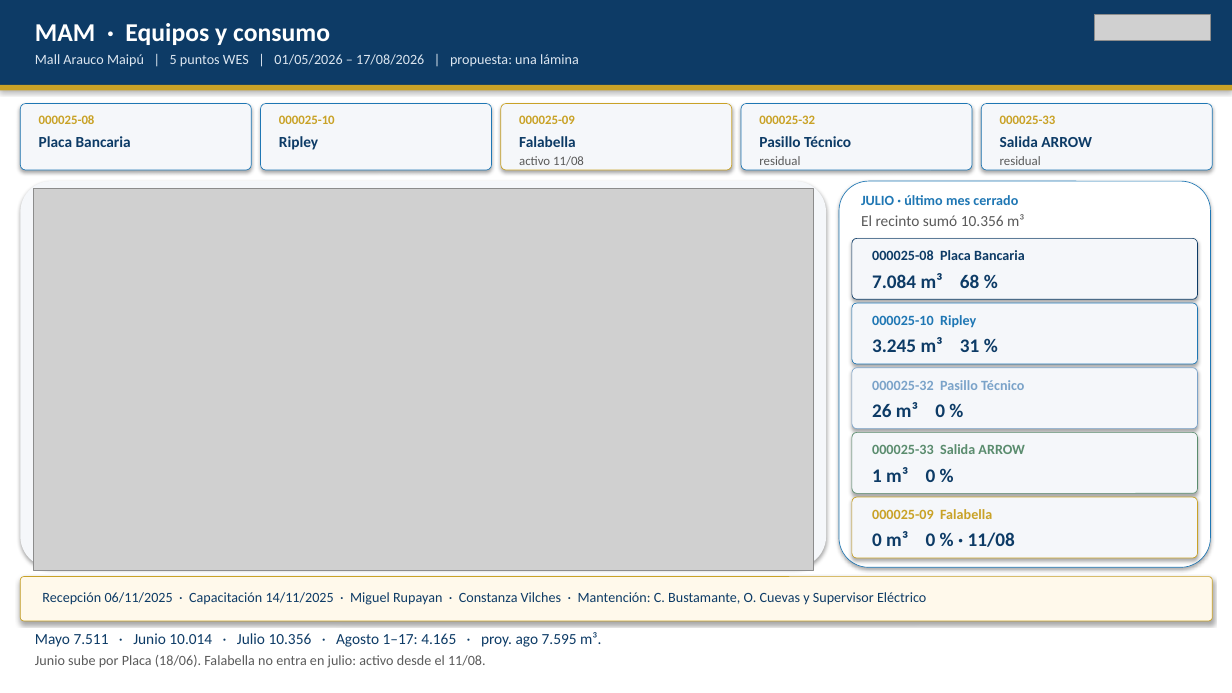
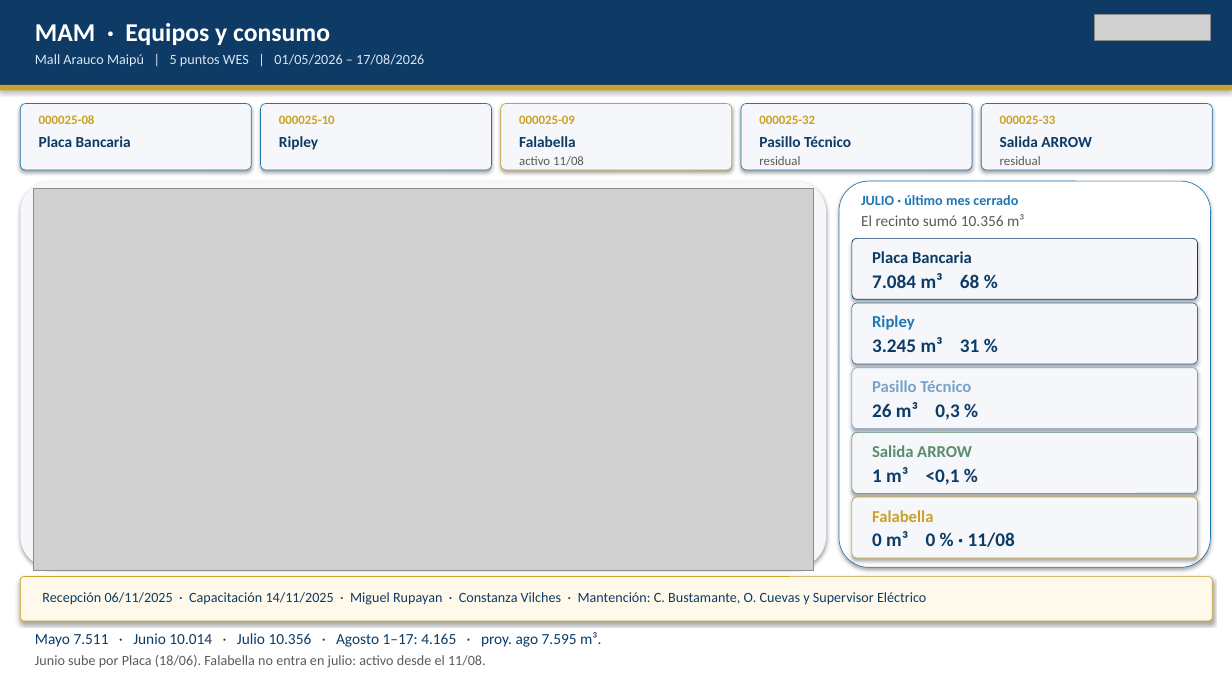
Before and after one commit to anibaloperacionesWes/wes-scripts, a slide deck: slide 5 of reports/Parque_Arauco/TMP_7MALLS/entrega_diego_anibal/Recorrido_ejecutivo_PA_MAE_20260817.pptx (slide 7 before the commit). Drawn at 1232x693 pixels with LibreOffice and Linux fonts; fonts in the diff are those of the drawing; grey boxes stand for pictures. Boxes give left, top, right and bottom in pixels: in the first picture for what was removed or moved away, otherwise in the second. Text is boxed around its words. In the diff, an @@ line names an element or a change of style, - is before the commit and + after.

```diff
--- a/reports/Parque_Arauco/TMP_7MALLS/entrega_diego_anibal/Recorrido_ejecutivo_PA_MAE_20260817.pptx
+++ b/reports/Parque_Arauco/TMP_7MALLS/entrega_diego_anibal/Recorrido_ejecutivo_PA_MAE_20260817.pptx
@@ text at box(35, 54, 424, 67): text changed @@
-Mall Arauco Maipú | 5 puntos WES | 01/05/2026 – 17/08/2026 | propuesta: una lámina
+Mall Arauco Maipú | 5 puntos WES | 01/05/2026 – 17/08/2026
@@ text at box(872, 251, 972, 263): text changed; size 11 to 13 pt @@
-000025-08 Placa Bancaria
+Placa Bancaria
@@ text at box(872, 315, 915, 330): text changed; size 11 to 13 pt @@
-000025-10 Ripley
+Ripley
@@ text at box(872, 380, 971, 392): text changed; size 11 to 13 pt @@
-000025-32 Pasillo Técnico
+Pasillo Técnico
@@ text at box(872, 402, 959, 420): text changed @@
-26 m³ 0 %
+26 m³ 0,3 %
@@ text at box(872, 445, 972, 457): text changed; size 11 to 13 pt @@
-000025-33 Salida ARROW
+Salida ARROW
@@ text at box(872, 467, 960, 485): text changed @@
-1 m³ 0 %
+1 m³ <0,1 %
@@ text at box(872, 510, 933, 522): text changed; size 11 to 13 pt @@
-000025-09 Falabella
+Falabella
```
Also in this commit, not shown: 2 slides removed, 1 other file.
